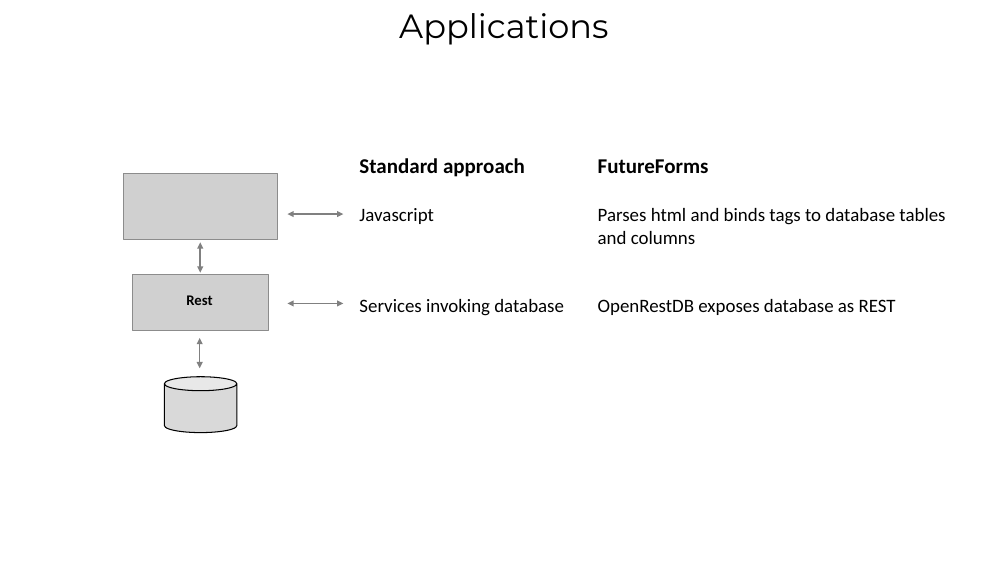
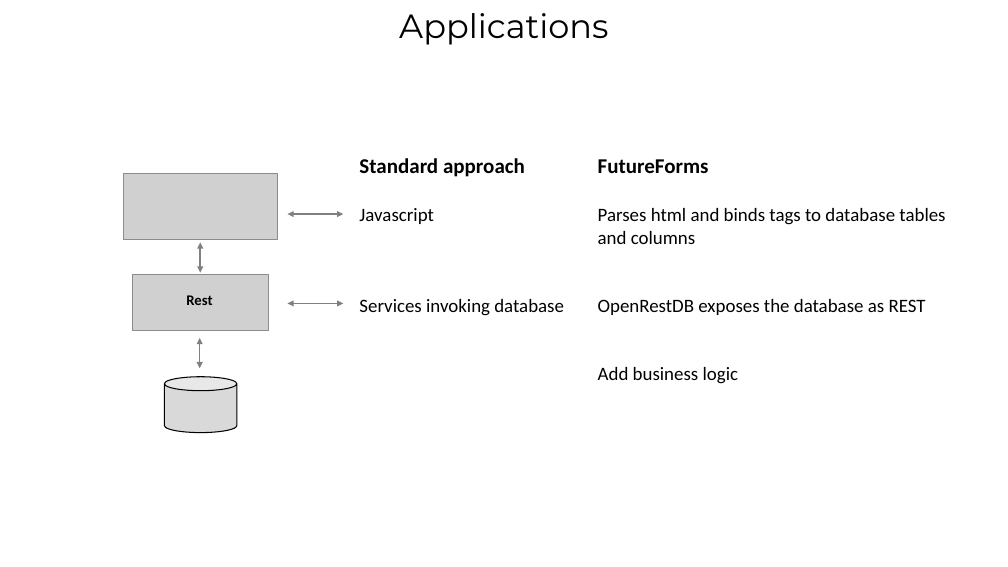
Before and after one commit to ahoeffner/forms42test, a slide deck: slide 4 of Trottinhg.pptx. Drawn at 1008x567 pixels with LibreOffice and Linux fonts; fonts in the diff are those of the drawing; grey boxes stand for pictures. Boxes give left, top, right and bottom in pixels: in the first picture for what was removed or moved away, otherwise in the second. Text is boxed around its words. In the diff, an @@ line names an element or a change of style, - is before the commit and + after.

```diff
--- a/Trottinhg.pptx
+++ b/Trottinhg.pptx
@@ text at [598, 299, 926, 384]: text changed @@
-OpenRestDB exposes database as REST
+OpenRestDB exposes the database as REST
+Add business logic
```
Also in this commit, not shown: 1 other slide changed.
